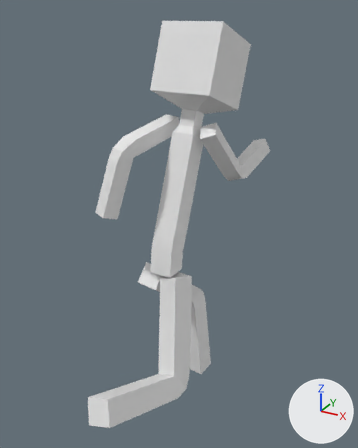
Renders of the FBX model Assets/Blender/exports/player.fbx from each side of a commit.
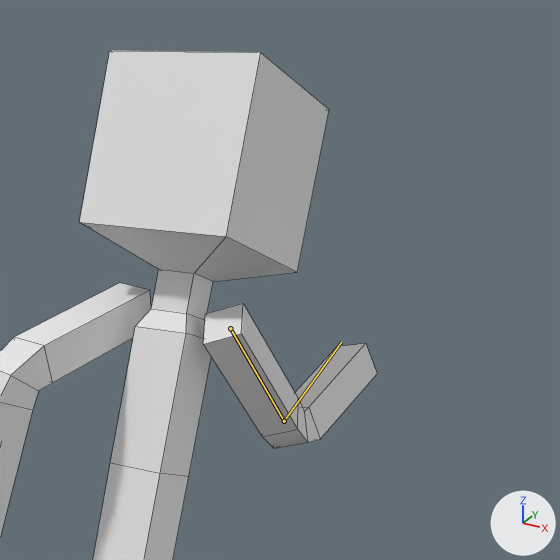
Old and new are each drawn whole from a 50 mm lens placed at (7.98, -13.58, 15.2), pointed at (0.04, 0.85, 7.99) and again close up on the part from 33% to 96% of the width and 0% to 50% of the height. Lighting does not change. The marker at lower right points along +X, +Y and +Z. Both versions are drawn at frame 1 of the action 'Armature|Attacking'; the numbers are the values there. The bones that change are drawn over the model as lines in the close-ups. The close-ups show mesh edges as thin lines.

Objects in the first close-up: 'Arm.L', 'Arm.R', 'Body'.
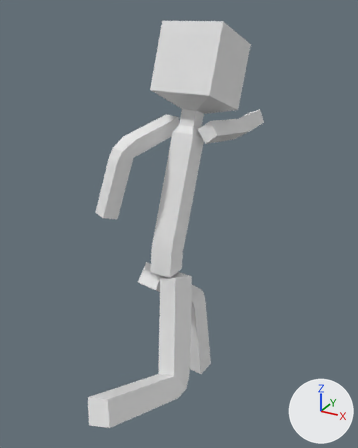
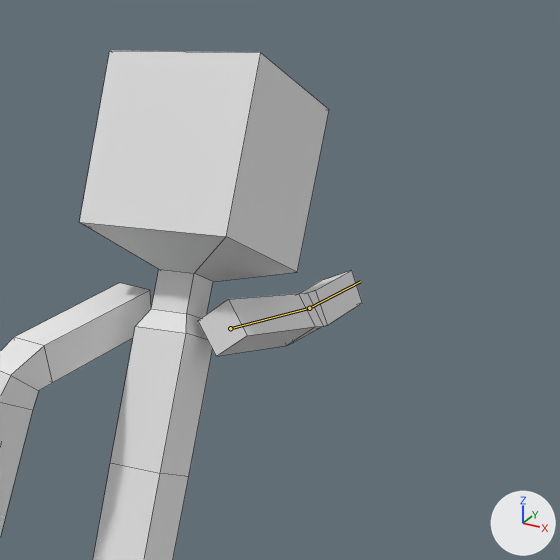
Edits to the bpy script that builds the scene:
```text
Change bone_upper_arm_l:
    where bone_upper_arm_l = bpy.data.objects['Armature'].pose.bones['Upper arm.L']  # child of 'Chest'
    bone_upper_arm_l.rotation_quaternion: (0.706, 0.245, 0.258, 0.612) -> (0.153, 0.096, 0.724, 0.666)  # degrees (42, 4, 83) -> degrees (94, 5, 160)
Change bone_lower_arm_l:
    where bone_lower_arm_l = bpy.data.objects['Armature'].pose.bones['Lower arm.L']  # child of 'Upper arm.L'
    bone_lower_arm_l.rotation_quaternion: (0.821, 0.168, 0.068, 0.542) -> (0.988, -0.074, 0.132, -0.025)  # degrees (20, -4, 66) -> degrees (-9, 15, -4)
```

Where the change shows, as pixel boxes [x1, y1, x2, y2] in the close-ups (560 x 560 px):
'Arm.R', posed (40% shorter)
    before: [203, 303, 377, 448]
    after: [198, 270, 362, 356]
bone 'Upper arm.L', root to tip
    before: (230, 328) to (284, 421)
    after: (230, 328) to (309, 308)
bone 'Lower arm.L', root to tip
    before: (284, 421) to (341, 342)
    after: (309, 308) to (360, 281)
